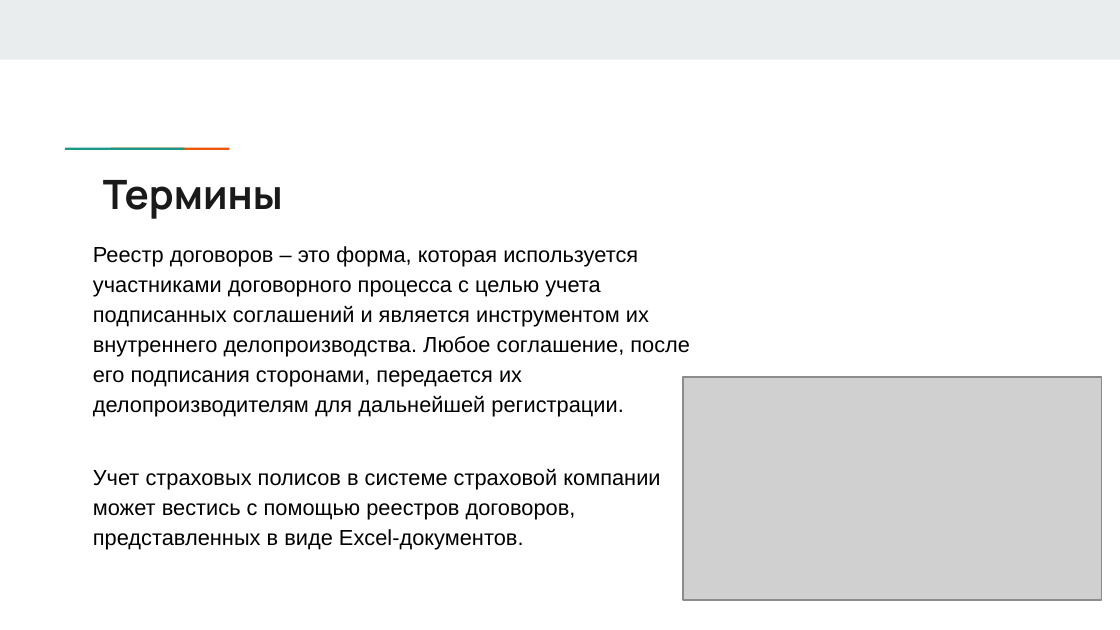
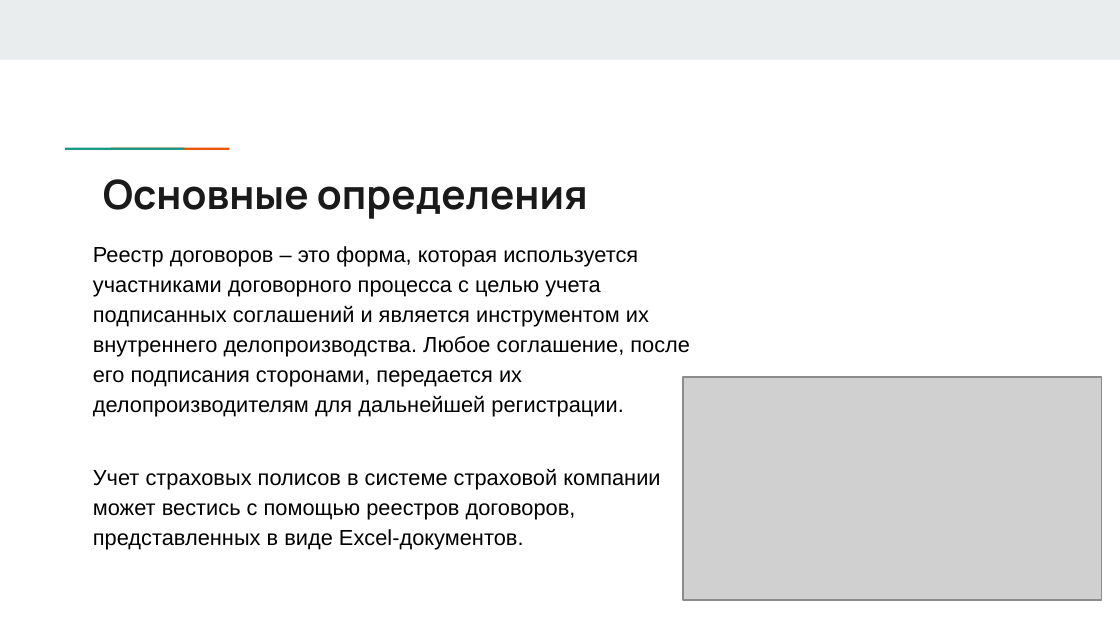
Before and after one commit to DaNkOMeN/MyDiplom, a slide deck: slide 3 of Последняя версия презентации.pptx. Drawn at 1120x630 pixels with LibreOffice and Linux fonts; fonts in the diff are those of the drawing; grey boxes stand for pictures. Boxes give left, top, right and bottom in pixels: in the first picture for what was removed or moved away, otherwise in the second. Text is boxed around its words. In the diff, an @@ line names an element or a change of style, - is before the commit and + after.

```diff
--- a/Последняя версия презентации.pptx
+++ b/Последняя версия презентации.pptx
@@ title at (x1=103, y1=179, x2=588, y2=219): text changed @@
-Термины
+Основные определения
```
Also in this commit, not shown: 5 other slides changed, 4 slides added, 4 slides removed, 3 other files.
